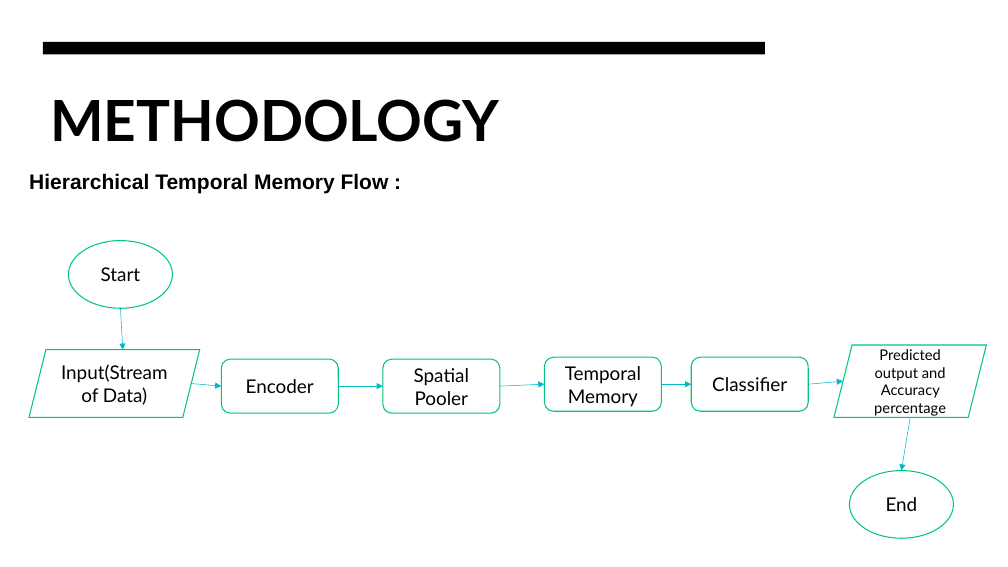
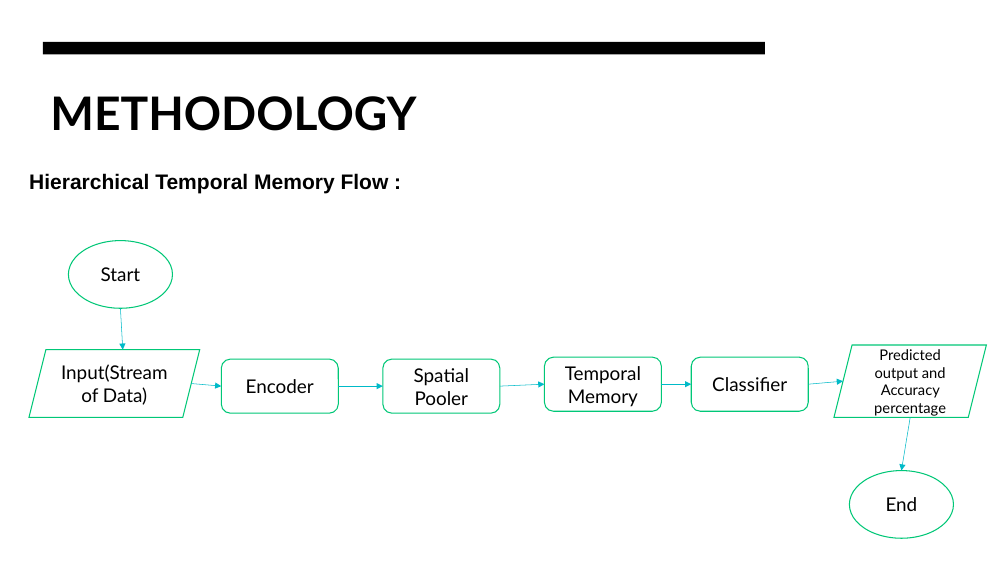
Before and after one commit to faizmohammedkhan7/neocortexapi, a slide deck: slide 6 of source/MySEProject/Documentation/ML-22-23-15 Approve Prediction of Multisequence Learning .pptx. Drawn at 1008x567 pixels with LibreOffice and Linux fonts; fonts in the diff are those of the drawing. Boxes give left, top, right and bottom in pixels: in the first picture for what was removed or moved away, otherwise in the second. Text is boxed around its words. In the diff, an @@ line names an element or a change of style, - is before the commit and + after.

```diff
--- a/source/MySEProject/Documentation/ML-22-23-15 Approve Prediction of Multisequence Learning .pptx
+++ b/source/MySEProject/Documentation/ML-22-23-15 Approve Prediction of Multisequence Learning .pptx
@@ title "METHODOLOGY" at (50,96,416,131): size 54 to 44 pt @@
```
Also in this commit, not shown: 5 other slides changed, 1 slide added, 1 slide removed.
